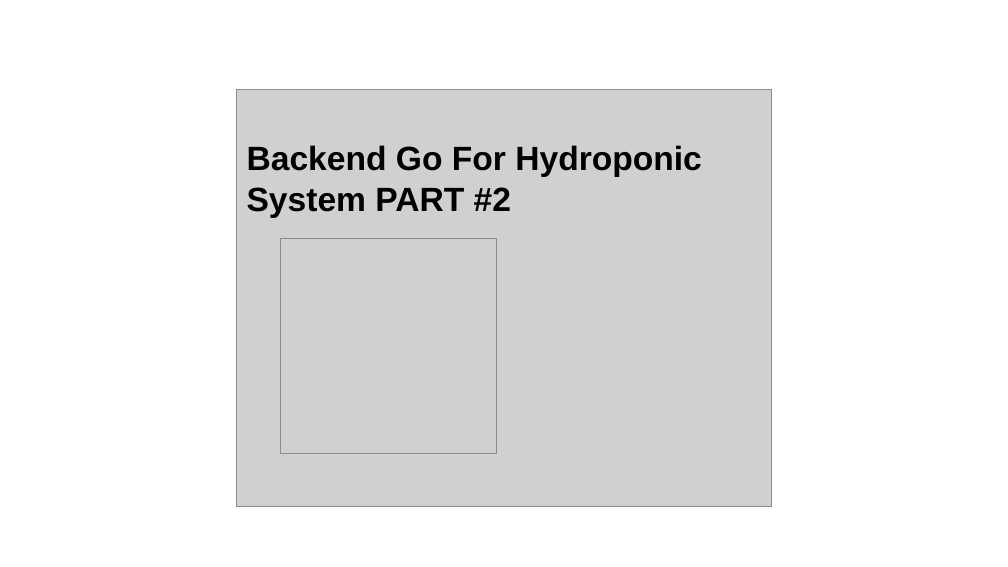
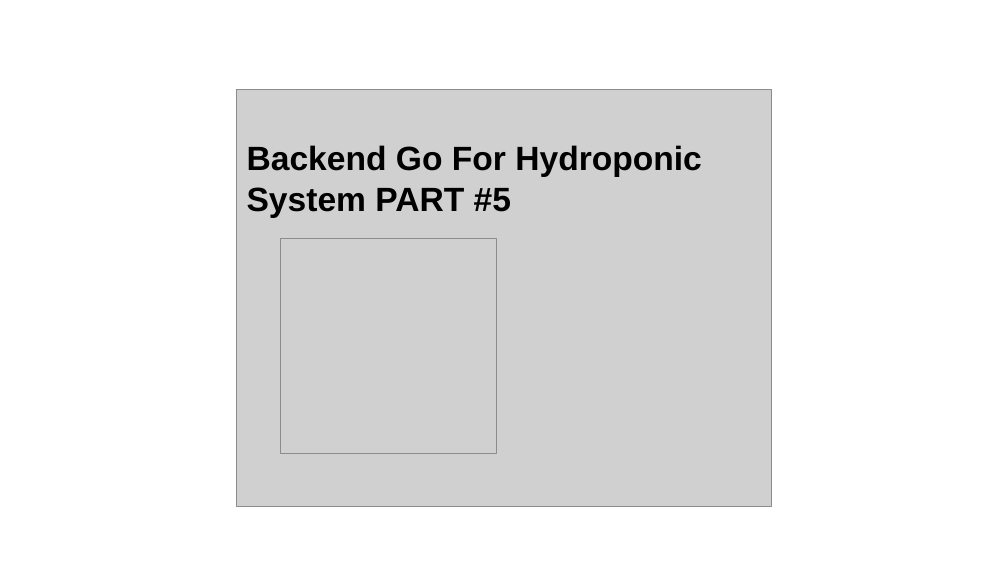
Before and after one commit to EputraP/hydroponic-project-assets, a slide deck: slide 3 of thumbnail.pptx. Drawn at 1008x567 pixels with LibreOffice and Linux fonts; fonts in the diff are those of the drawing; grey boxes stand for pictures. Boxes give left, top, right and bottom in pixels: in the first picture for what was removed or moved away, otherwise in the second. Text is boxed around its words. In the diff, an @@ line names an element or a change of style, - is before the commit and + after.

Commit message:
updated

```diff
--- a/thumbnail.pptx
+++ b/thumbnail.pptx
@@ text at <box>247,145,702,218</box>: text changed @@
-Backend Go For Hydroponic System PART #2
+Backend Go For Hydroponic System PART #5
```
